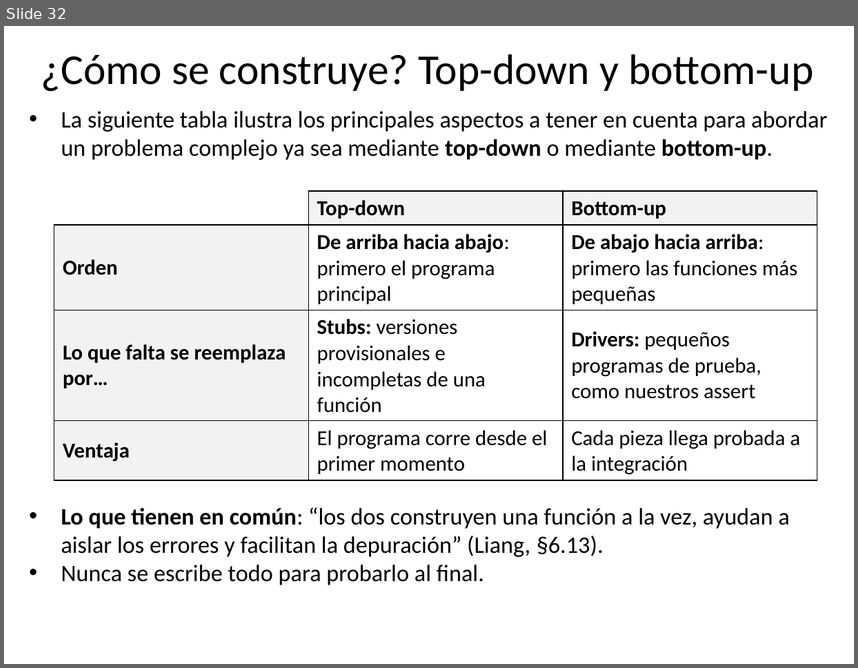
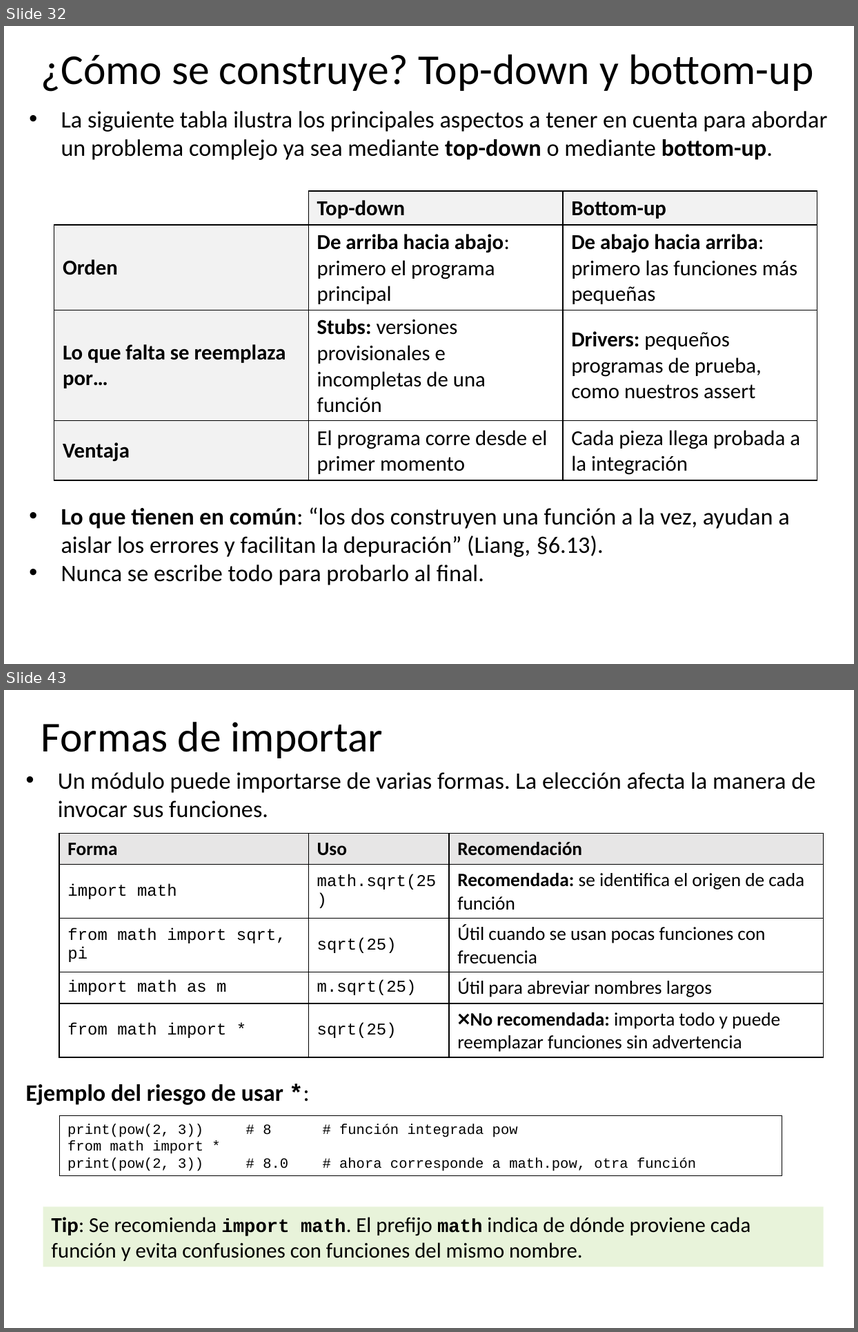
Before and after one commit to algoritmos-UdeA/logica1-20262, a slide deck: clases/10/teoria/clase-10.pptx. Shown one above the other, each under a label of ours: slide 32 before the commit, slides 32 and 43 after it; the slides between them are not shown. The pictures are 858x668 and 858x1332 pixels, drawn with LibreOffice and Linux fonts; fonts in the diff are those of the drawing. Boxes give left, top, right and bottom in pixels: in the first picture for what was removed or moved away, otherwise in the second. Text is boxed around its words. In the diff, an @@ line names an element or a change of style, - is before the commit and + after.

```diff
--- a/clases/10/teoria/clase-10.pptx
+++ b/clases/10/teoria/clase-10.pptx
@@ slide 43 added at bbox=[4, 690, 854, 1328], background #FFFFFF @@
@@ title added at bbox=[41, 722, 383, 758], 36 pt, text #000000 @@
+Formas de importar
@@ text added at bbox=[26, 772, 815, 1105], 20 pt, text #000000 @@
+• Un módulo puede importarse de varias formas. La elección afecta la manera de invocar sus funciones.
+Ejemplo del riesgo de usar *:
@@ table added at bbox=[59, 833, 822, 1056], 5 rows, 3 columns @@
+Forma | Uso | Recomendación
+import math | math.sqrt(25) | Recomendada: se identifica el origen de cada función
+from math import sqrt, pi | sqrt(25) | Útil cuando se usan pocas funciones con frecuencia
+import math as m | m.sqrt(25) | Útil para abreviar nombres largos
+from math import * | sqrt(25) | ❌No recomendada: importa todo y puede reemplazar funciones sin advertencia
@@ rectangle added at bbox=[59, 1115, 782, 1175], outline #000000 0.75 pt, 12 pt, text #000000 @@
+print(pow(2, 3)) # 8 # función integrada pow
+from math import *
+print(pow(2, 3)) # 8.0 # ahora corresponde a math.pow, otra función
@@ rectangle added at bbox=[43, 1206, 824, 1266], fill #E8F3DA, 18 pt, text #000000 @@
+Tip: Se recomienda import math. El prefijo math indica de dónde proviene cada función y evita confusiones con funciones del mismo nombre.
```
Also in this commit, not shown: 4 slides changed, 13 other slides added, 1 slide removed.
